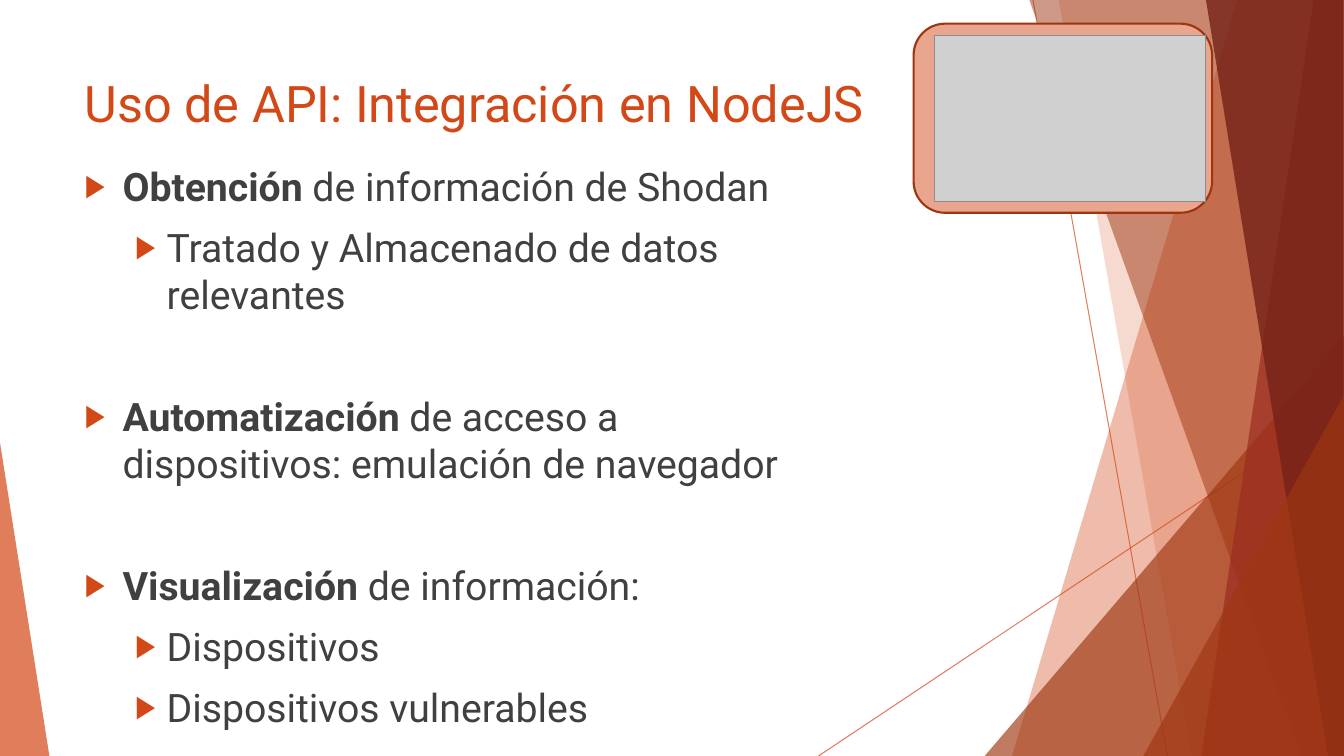
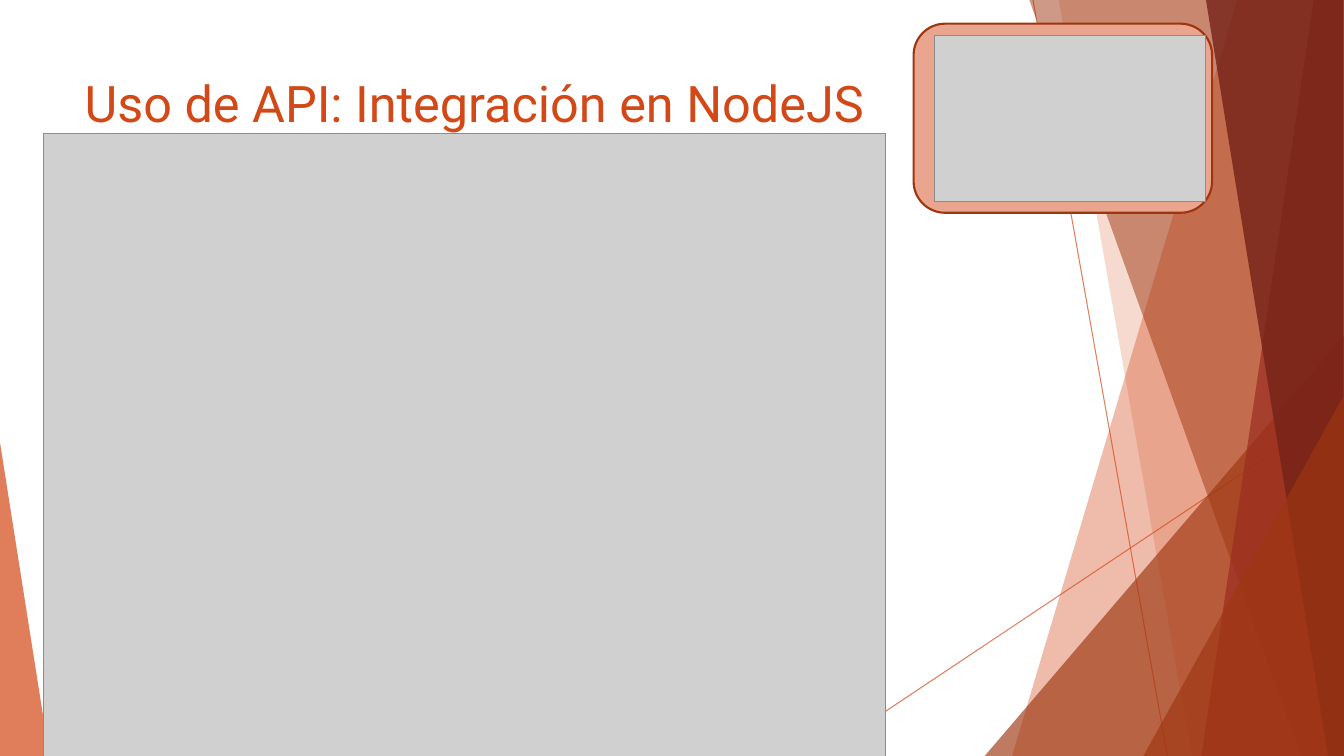
Before and after one commit to yacosant/miot_SyL, a slide deck: slide 6 of SyL - Shodan.pptx (slide 7 before the commit). Drawn at 1344x756 pixels with LibreOffice and Linux fonts; fonts in the diff are those of the drawing; grey boxes stand for pictures. Boxes give left, top, right and bottom in pixels: in the first picture for what was removed or moved away, otherwise in the second. Text is boxed around its words. In the diff, an @@ line names an element or a change of style, - is before the commit and + after.

```diff
--- a/SyL - Shodan.pptx
+++ b/SyL - Shodan.pptx
@@ picture added at (44, 133, 886, 756) @@
@@ text removed at (123, 171, 778, 730) @@
-▶ Obtención de información de Shodan
-  ▶ Tratado y Almacenado de datos relevantes
-▶ Automatización de acceso a dispositivos: emulación de navegador
-▶ Visualización de información:
-  ▶ Dispositivos
-  ▶ Dispositivos vulnerables
```
Also in this commit, not shown: 1 slide removed, 1 other file.
